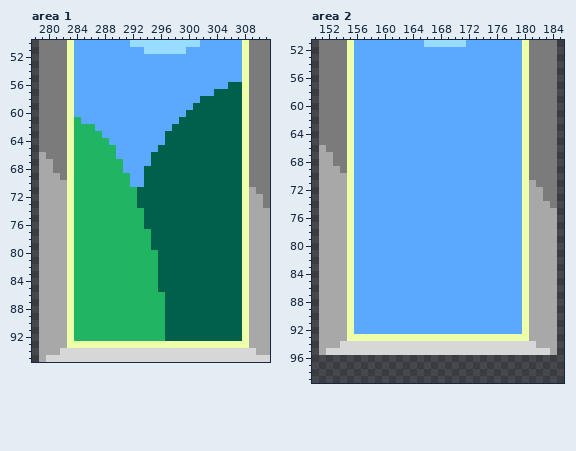
Two versions of one pixel-art file, assets/images/doors.aseprite. This is how it looked before the edit.
768x192 pixels, 1 frame. Shown: area 1: x 278..311, y 50..95; area 2: x 150..185, y 51..99. The commit also changed other parts of the picture, which this record leaves out.
After:
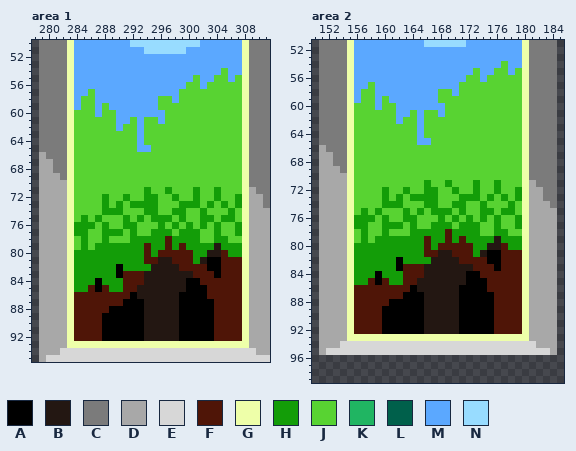
Palette (. is transparent): A #000000  B #231712  C #7b7b7b  D #a8a8a8  E #d7d7d7  F #4f1507  G #eeffa9  H #139d08  J #58d332  K #20b562  L #00604b  M #5ba8ff  N #98dcff
Diff:
Changed rows in their new state; - is an unchanged pixel.
Area 1, layer "doors":
first column x 284:
54 ---------------------J--
55 -----------------J--JJ-J
56 ----------------JJ-JJJJJ
57 --J------------JJJJJJJJJ
58 -JJ---------JJ-JJJJJJJJJ
59 -JJ-J-------JJJJJJJJJJJJ
60 JJJ-JJ-------JJJJJJJJJJJ
61 JJJJJJ--J-JJ-JJJJJJJJJJJ
62 JJJJJJ-JJ-JJJJJJJJJJJJJJ
63 JJJJJJJJJ-JJJJJJJJJJJJJJ
64 JJJJJJJJJ-JJJJJJJJJJJJJJ
65 JJJJJJJJJ--JJJJJJJJJJJJJ
66 JJJJJJJJJJJJJJJJJJJJJJJJ
67 JJJJJJJJJJJJJJJJJJJJJJJJ
68 JJJJJJJJJJJJJJJJJJJJJJJJ
69 JJJJJJJJJJJJJJJJJJJJJJJJ
70 JJJJJJJJJJJJJJJJJJJJJJJJ
71 JJJJJJJJJJHJJHJJJHJJHJJJ
72 JJJJHJJHJJHHJJHJJHJJHJJH
73 JJJJHJHJHHHHJJJHHHJHJHJH
74 JJJJHHHJJJHHJJHHJJHJJJHJ
75 JHJHJJJHJHJHHHJHJJHHJHHJ
76 HHHJHJJHHJJJHJHJHJHJHJJH
77 HHJJHHHJHJJHHHJHHHJJHJJH
78 JHJJHJJJHHHHHFHHHHJJHHJJ
79 JHJHHHHHHHFHHFHFHHHHBHHH
80 HHHHHHHHHHFHFFFFFHHBBFHH
81 HHHHHHHHHHFFBBFFFHBAAFFF
82 HHHHHHAHHHHBBBBFFFFAAFFF
83 HHHHHHAFFFBBBBBBBFFFAFFF
84 HHHAHHHFFFBBBBBBAAFFFFFF
85 HHFAFHHFFBBBBBBBAAAFFFFF
86 FFFFFFFFABBBBBBAAAAFFFFF
87 FFFFFFFAAABBBBBAAAAAFFFF
88 FFFFFAAAAABBBBBAAAAAFFFF
89 FFFFAAAAAABBBBBAAAAAFFFF
90 FFFFAAAAAABBBBBAAAAAFFFF
91 FFFFAAAAAABBBBBAAAAAFFFF
92 FFFFAAAAAABBBBBAAAAAFFFF
Area 2, layer "doors":
first column x 156:
 54 ---------------------J--
 55 -----------------J--JJ-J
 56 ----------------JJ-JJJJJ
 57 --J------------JJJJJJJJJ
 58 -JJ---------JJ-JJJJJJJJJ
 59 -JJ-J-------JJJJJJJJJJJJ
 60 JJJ-JJ-------JJJJJJJJJJJ
 61 JJJJJJ--J-JJ-JJJJJJJJJJJ
 62 JJJJJJ-JJ-JJJJJJJJJJJJJJ
 63 JJJJJJJJJ-JJJJJJJJJJJJJJ
 64 JJJJJJJJJ-JJJJJJJJJJJJJJ
 65 JJJJJJJJJ--JJJJJJJJJJJJJ
 66 JJJJJJJJJJJJJJJJJJJJJJJJ
 67 JJJJJJJJJJJJJJJJJJJJJJJJ
 68 JJJJJJJJJJJJJJJJJJJJJJJJ
 69 JJJJJJJJJJJJJJJJJJJJJJJJ
 70 JJJJJJJJJJJJJJJJJJJJJJJJ
 71 JJJJJJJJJJHJJHJJJHJJHJJJ
 72 JJJJHJJHJJHHJJHJJHJJHJJH
 73 JJJJHJHJHHHHJJJHHHJHJHJH
 74 JJJJHHHJJJHHJJHHJJHJJJHJ
 75 JHJHJJJHJHJHHHJHJJHHJHHJ
 76 HHHJHJJHHJJJHJHJHJHJHJJH
 77 HHJJHHHJHJJHHHJHHHJJHJJH
 78 JHJJHJJJHHHHHFHHHHJJHHJJ
 79 JHJHHHHHHHFHHFHFHHHHBHHH
 80 HHHHHHHHHHFHFFFFFHHBBFHH
 81 HHHHHHHHHHFFBBFFFHBAAFFF
 82 HHHHHHAHHHHBBBBFFFFAAFFF
 83 HHHHHHAFFFBBBBBBBFFFAFFF
 84 HHHAHHHFFFBBBBBBAAFFFFFF
 85 HHFAFHHFFBBBBBBBAAAFFFFF
 86 FFFFFFFFABBBBBBAAAAFFFFF
 87 FFFFFFFAAABBBBBAAAAAFFFF
 88 FFFFFAAAAABBBBBAAAAAFFFF
 89 FFFFAAAAAABBBBBAAAAAFFFF
 90 FFFFAAAAAABBBBBAAAAAFFFF
 91 FFFFAAAAAABBBBBAAAAAFFFF
 92 FFFFAAAAAABBBBBAAAAAFFFF
Where, in picture pixels (left, top, right, bottom), the same in both pictures:
changed: (74, 68, 242, 341)
changed: (354, 61, 522, 334)
